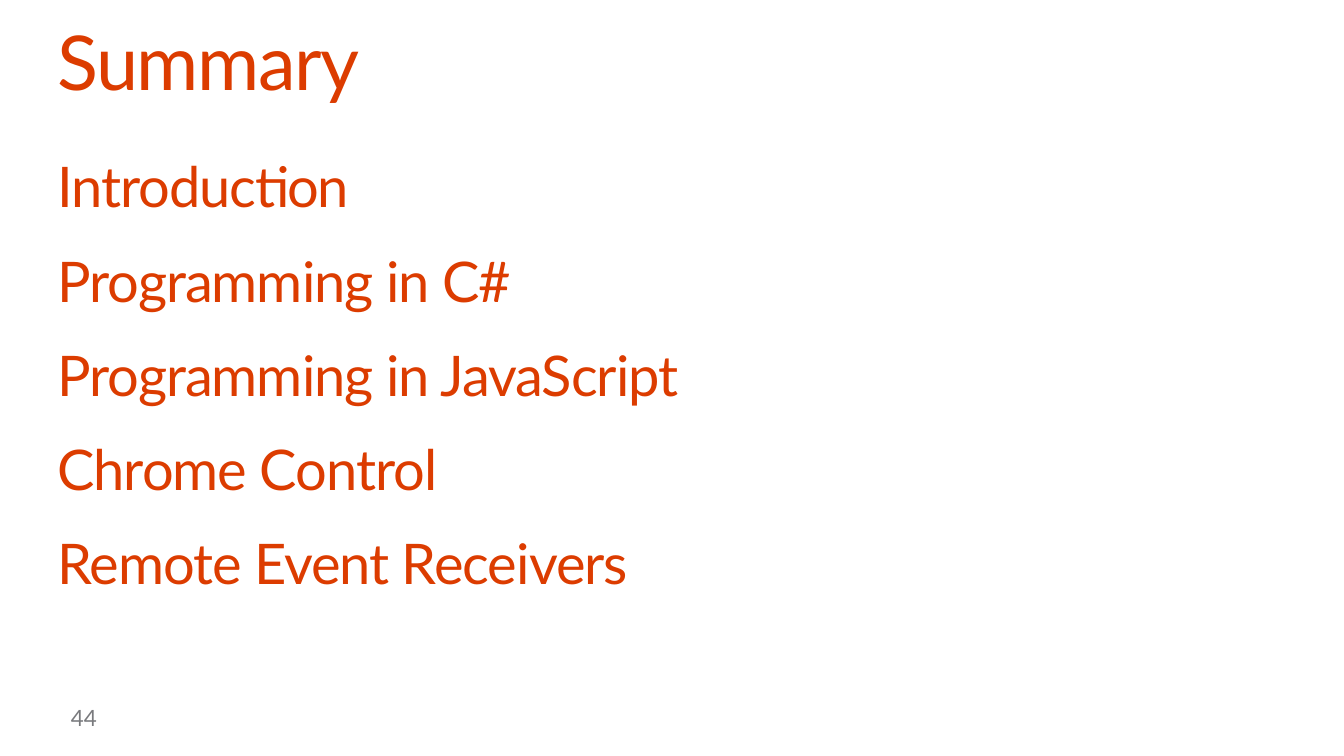
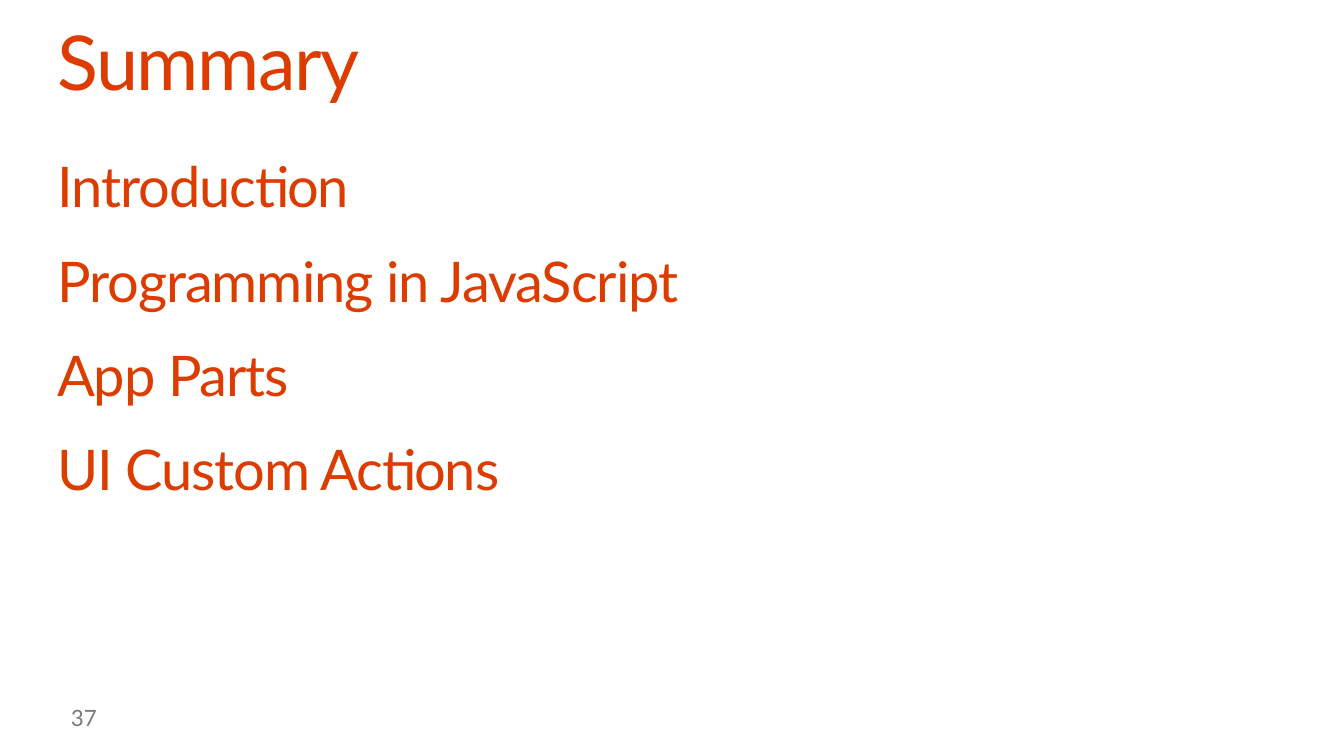
Before and after one commit to OfficeDev/TrainingContent, a slide deck: slide 37 of O3652-5 Deep Dive into SharePoint Hosted Apps/O3652-5 Deep Dive into SharePoint Hosted Apps.pptx (slide 44 before the commit). Drawn at 1344x756 pixels with LibreOffice and Linux fonts; fonts in the diff are those of the drawing; background and template pictures are left out. Boxes give left, top, right and bottom in pixels: in the first picture for what was removed or moved away, otherwise in the second. Text is boxed around its words. In the diff, an @@ line names an element or a change of style, - is before the commit and + after.

```diff
--- a/O3652-5 Deep Dive into SharePoint Hosted Apps/O3652-5 Deep Dive into SharePoint Hosted Apps.pptx
+++ b/O3652-5 Deep Dive into SharePoint Hosted Apps/O3652-5 Deep Dive into SharePoint Hosted Apps.pptx
@@ text at [57, 261, 511, 312]: paragraph removed @@
-Programming in C#
@@ text at [57, 356, 500, 491]: text changed @@
-Chrome Control
-Remote Event Receivers
+App Parts
+UI Custom Actions
@@ page number at [71, 710, 97, 726]: text changed @@
-44
+37
```
Also in this commit, not shown: 8 other slides changed, 5 slides added, 12 slides removed, 1 other file.
